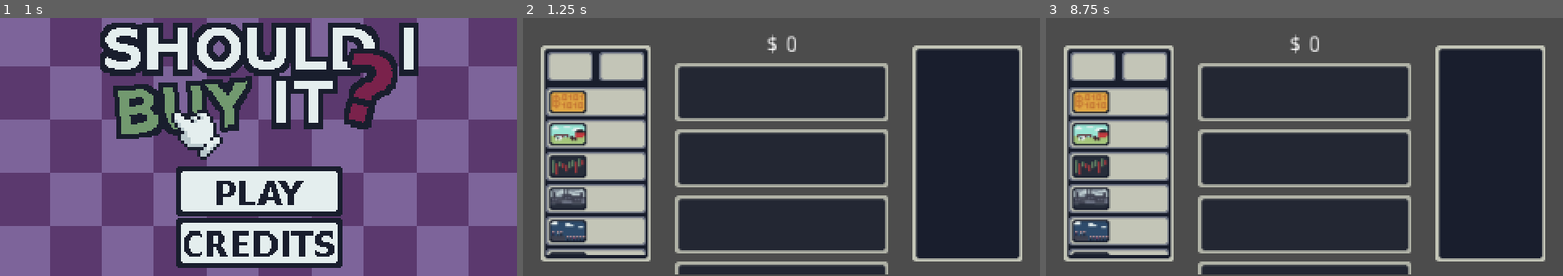
Above: before the commit, frames 1-3 (left to right).
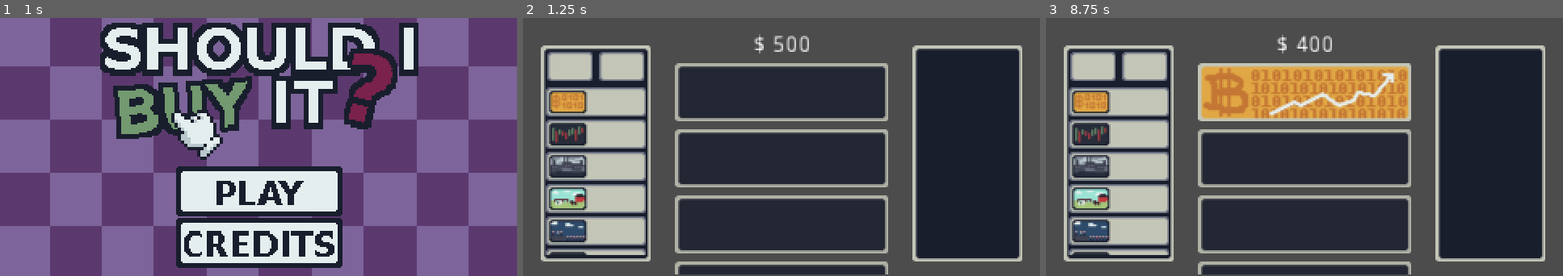
Above: after the commit, the same moments.

Repository: henriquecanella/LD49
Game: Godot game, scene res://scenes/menu_scene/Menu_scene.tscn
Two runs of this game, one before a commit and one after it. Both use one fixed random seed, a clock stepped at 60 frames per second and the inputs below. Sound files missing from this copy of the repository are replaced by a short silence.
Inputs (mouse positions are in pixels of both pictures, inside the frame that each line leads up to):
- Up to frame 1 (1 s): click (258, 190) at 0.5 s
- Up to frame 2 (1.25 s): no input
- Up to frame 3 (8.75 s): click (1118, 103) at 1.27 s; click (1118, 134) at 2.02 s; click (1118, 167) at 2.77 s; click (1118, 198) at 3.52 s; click (1118, 232) at 4.27 s; click (1118, 263) at 5.02 s; click (1304, 92) at 5.77 s; click (1304, 159) at 6.52 s; click (1304, 224) at 7.27 s; click (1092, 67) at 8 s

Frame 1 is identical in both runs. In frame 2, 1.7% of the frame differs, in the area x 5-56%, y 6-75%; in frame 3, 10%, in the area x 5-71%, y 6-75%.

Commit message:
adicionando itens, compra e venda

Diff:
--- a/scenes/first_scene/Main.tscn
+++ b/scenes/first_scene/Main.tscn
@@ -20,7 +20,11 @@
 [sub_resource type="GDScript" id=4]
 script/source = "extends Node2D
 
-var bank = 0
+var bank = 500
+var select_bitcoin = 0
+var select_slot = 0
+var tex3 = preload(\"res://assets/mini_bolsa.png\")
+onready var bit = get_node(\"MarginContainer/HBoxContainer/CenterContainer/itens/MarginContainer/VBoxContainer/ScrollContainer/ItemList/TextureButton\")
 
 func _ready():
 	$MarginContainer/HBoxContainer/VBoxContainer/money.text = \"$ \" + String(bank)
@@ -28,40 +32,96 @@
 	yield($backtrak , \"finished\")
 	pass
 
-func update_money(value):
-	bank+=value
+func update_money():
 	$MarginContainer/HBoxContainer/VBoxContainer/money.text = \"$ \" + String(bank)
 	pass
 
 func _on_buy_pressed():
-	$button_click.play()
-	yield($button_click , \"finished\")
 	$buy_item.play()
 	yield($buy_item, \"finished\")
+	if(select_bitcoin==1):
+		compute_compra(100,0)
+		$MarginContainer/HBoxContainer/VBoxContainer/ScrollContainer/VBoxContainer/slot1.texture_normal = load(\"res://assets/bitcoin.png\")
 	pass
 
 
 func _on_sell_pressed():
-	$button_click.play()
-	yield($button_click , \"finished\")
 	$sell_item.play()
 	yield($sell_item, \"finished\")
+	if(select_slot!=0):
+		compute_compra(100,1)
+		$MarginContainer/HBoxContainer/VBoxContainer/ScrollContainer/VBoxContainer/slot1.texture_normal = load(\"res://assets/espaço_disponivel.png\")
 	pass # Replace with function body.
 
 
 func _on_TextureButton_pressed():
-	update_money(1 as float)
+	bit.set('texture',tex3)
 	$new_news.play()
 	yield($new_news, \"finished\")
 	pass # Replace with function body.
 
-
-
+func compute_compra(valor, opcao):
+	match opcao:
+		0:
+			bank-=valor
+			update_money()
+		1:
+			bank+=valor
+			update_money()
+	pass
+
+func _on_bitcoin_pressed():
+	$button_click.play()
+	yield($button_click , \"finished\")
+	if(select_bitcoin!=1):
+		select_bitcoin = 1
+	else:
+		select_bitcoin=0
+	pass # Replace with function body.
+
+
+func _on_slot1_pressed():
+	$button_click.play()
+	yield($button_click , \"finished\")
+	if(select_slot==0):
+		select_slot = 1
+	else:
+		select_slot = 0
+	pass # Replace with function body.
 "
 
 [sub_resource type="StyleBoxEmpty" id=2]
 
 [sub_resource type="Theme" id=3]
+Button/colors/font_color = Color( 0.88, 0.88, 0.88, 1 )
+Button/colors/font_color_disabled = Color( 0.9, 0.9, 0.9, 0.2 )
+Button/colors/font_color_hover = Color( 0.94, 0.94, 0.94, 1 )
+Button/colors/font_color_pressed = Color( 1, 1, 1, 1 )
+Button/constants/hseparation = 2
+Button/fonts/font = null
+Button/styles/disabled = null
+Button/styles/focus = null
+Button/styles/hover = null
+Button/styles/normal = null
+Button/styles/pressed = null
+CheckBox/colors/font_color = Color( 0.88, 0.88, 0.88, 1 )
+CheckBox/colors/font_color_disabled = Color( 0.9, 0.9, 0.9, 0.2 )
+CheckBox/colors/font_color_hover = Color( 0.94, 0.94, 0.94, 1 )
+CheckBox/colors/font_color_hover_pressed = Color( 1, 1, 1, 1 )
+CheckBox/colors/font_color_pressed = Color( 1, 1, 1, 1 )
+CheckBox/constants/check_vadjust = 0
+CheckBox/constants/hseparation = 4
+CheckBox/fonts/font = null
+CheckBox/icons/checked = null
+CheckBox/icons/radio_checked = null
+CheckBox/icons/radio_unchecked = null
+CheckBox/icons/unchecked = null
+CheckBox/styles/disabled = null
+CheckBox/styles/focus = null
+CheckBox/styles/hover = null
+CheckBox/styles/hover_pressed = null
+CheckBox/styles/normal = null
+CheckBox/styles/pressed = null
 VScrollBar/icons/decrement = null
 VScrollBar/icons/decrement_highlight = null
 VScrollBar/icons/increment = null
@@ -157,50 +217,82 @@
 scroll_horizontal_enabled = false
 
 [node name="VBoxContainer" type="VBoxContainer" parent="MarginContainer/HBoxContainer/CenterContainer/itens/MarginContainer/VBoxContainer/ScrollContainer"]
-margin_right = 62.0
+margin_right = 63.0
 margin_bottom = 138.0
+size_flags_horizontal = 3
+size_flags_vertical = 3
 custom_constants/separation = 2
 
-[node name="bitcoin" type="TextureRect" parent="MarginContainer/HBoxContainer/CenterContainer/itens/MarginContainer/VBoxContainer/ScrollContainer/VBoxContainer"]
-margin_right = 62.0
+[node name="bitcoin" type="TextureButton" parent="MarginContainer/HBoxContainer/CenterContainer/itens/MarginContainer/VBoxContainer/ScrollContainer/VBoxContainer"]
+margin_right = 63.0
 margin_bottom = 18.0
-texture = ExtResource( 14 )
-
-[node name="fazenda" type="TextureRect" parent="MarginContainer/HBoxContainer/CenterContainer/itens/MarginContainer/VBoxContainer/ScrollContainer/VBoxContainer"]
+toggle_mode = true
+action_mode = 0
+texture_normal = ExtResource( 14 )
+texture_pressed = ExtResource( 14 )
+__meta__ = {
+"_edit_use_anchors_": false
+}
+
+[node name="bolsa" type="TextureButton" parent="MarginContainer/HBoxContainer/CenterContainer/itens/MarginContainer/VBoxContainer/ScrollContainer/VBoxContainer"]
 margin_top = 20.0
-margin_right = 62.0
+margin_right = 63.0
 margin_bottom = 38.0
-texture = ExtResource( 11 )
-
-[node name="bolsa" type="TextureRect" parent="MarginContainer/HBoxContainer/CenterContainer/itens/MarginContainer/VBoxContainer/ScrollContainer/VBoxContainer"]
+toggle_mode = true
+texture_normal = ExtResource( 10 )
+__meta__ = {
+"_edit_use_anchors_": false
+}
+
+[node name="fabrica" type="TextureButton" parent="MarginContainer/HBoxContainer/CenterContainer/itens/MarginContainer/VBoxContainer/ScrollContainer/VBoxContainer"]
 margin_top = 40.0
-margin_right = 62.0
+margin_right = 63.0
 margin_bottom = 58.0
-texture = ExtResource( 10 )
-
-[node name="fabrica" type="TextureRect" parent="MarginContainer/HBoxContainer/CenterContainer/itens/MarginContainer/VBoxContainer/ScrollContainer/VBoxContainer"]
+toggle_mode = true
+texture_normal = ExtResource( 12 )
+__meta__ = {
+"_edit_use_anchors_": false
+}
+
+[node name="fazenda" type="TextureButton" parent="MarginContainer/HBoxContainer/CenterContainer/itens/MarginContainer/VBoxContainer/ScrollContainer/VBoxContainer"]
 margin_top = 60.0
-margin_right = 62.0
+margin_right = 63.0
 margin_bottom = 78.0
-texture = ExtResource( 12 )
-
-[node name="musica" type="TextureRect" parent="MarginContainer/HBoxContainer/CenterContainer/itens/MarginContainer/VBoxContainer/ScrollContainer/VBoxContainer"]
+toggle_mode = true
+texture_normal = ExtResource( 11 )
+__meta__ = {
+"_edit_use_anchors_": false
+}
+
+[node name="musica" type="TextureButton" parent="MarginContainer/HBoxContainer/CenterContainer/itens/MarginContainer/VBoxContainer/ScrollContainer/VBoxContainer"]
 margin_top = 80.0
-margin_right = 62.0
+margin_right = 63.0
 margin_bottom = 98.0
-texture = ExtResource( 13 )
-
-[node name="programador" type="TextureRect" parent="MarginContainer/HBoxContainer/CenterContainer/itens/MarginContainer/VBoxContainer/ScrollContainer/VBoxContainer"]
+toggle_mode = true
+texture_normal = ExtResource( 13 )
+__meta__ = {
+"_edit_use_anchors_": false
+}
+
+[node name="programador" type="TextureButton" parent="MarginContainer/HBoxContainer/CenterContainer/itens/MarginContainer/VBoxContainer/ScrollContainer/VBoxContainer"]
 margin_top = 100.0
-margin_right = 62.0
+margin_right = 63.0
 margin_bottom = 118.0
-texture = ExtResource( 15 )
-
-[node name="startup" type="TextureRect" parent="MarginContainer/HBoxContainer/CenterContainer/itens/MarginContainer/VBoxContainer/ScrollContainer/VBoxContainer"]
+toggle_mode = true
+texture_normal = ExtResource( 15 )
+__meta__ = {
+"_edit_use_anchors_": false
+}
+
+[node name="startup" type="TextureButton" parent="MarginContainer/HBoxContainer/CenterContainer/itens/MarginContainer/VBoxContainer/ScrollContainer/VBoxContainer"]
 margin_top = 120.0
-margin_right = 62.0
+margin_right = 63.0
 margin_bottom = 138.0
-texture = ExtResource( 16 )
+toggle_mode = true
+texture_normal = ExtResource( 16 )
+__meta__ = {
+"_edit_use_anchors_": false
+}
 
 [node name="VBoxContainer" type="VBoxContainer" parent="MarginContainer/HBoxContainer"]
 margin_left = 105.0
@@ -231,46 +323,53 @@
 "_edit_use_anchors_": false
 }
 
-[node name="item1" type="TextureRect" parent="MarginContainer/HBoxContainer/VBoxContainer/ScrollContainer/VBoxContainer"]
+[node name="slot1" type="TextureButton" parent="MarginContainer/HBoxContainer/VBoxContainer/ScrollContainer/VBoxContainer"]
 margin_right = 132.0
 margin_bottom = 36.0
-texture = ExtResource( 9 )
-
-[node name="item2" type="TextureRect" parent="MarginContainer/HBoxContainer/VBoxContainer/ScrollContainer/VBoxContainer"]
+toggle_mode = true
+texture_normal = ExtResource( 9 )
+
+[node name="slot2" type="TextureButton" parent="MarginContainer/HBoxContainer/VBoxContainer/ScrollContainer/VBoxContainer"]
 margin_top = 41.0
 margin_right = 132.0
 margin_bottom = 77.0
-texture = ExtResource( 9 )
-
-[node name="item3" type="TextureRect" parent="MarginContainer/HBoxContainer/VBoxContainer/ScrollContainer/VBoxContainer"]
+toggle_mode = true
+texture_normal = ExtResource( 9 )
+
+[node name="slot3" type="TextureButton" parent="MarginContainer/HBoxContainer/VBoxContainer/ScrollContainer/VBoxContainer"]
 margin_top = 82.0
 margin_right = 132.0
 margin_bottom = 118.0
-texture = ExtResource( 9 )
-
-[node name="item4" type="TextureRect" parent="MarginContainer/HBoxContainer/VBoxContainer/ScrollContainer/VBoxContainer"]
+toggle_mode = true
+texture_normal = ExtResource( 9 )
+
+[node name="slot4" type="TextureButton" parent="MarginContainer/HBoxContainer/VBoxContainer/ScrollContainer/VBoxContainer"]
 margin_top = 123.0
 margin_right = 132.0
 margin_bottom = 159.0
-texture = ExtResource( 9 )
-
-[node name="item5" type="TextureRect" parent="MarginContainer/HBoxContainer/VBoxContainer/ScrollContainer/VBoxContainer"]
+toggle_mode = true
+texture_normal = ExtResource( 9 )
+
+[node name="slot5" type="TextureButton" parent="MarginContainer/HBoxContainer/VBoxContainer/ScrollContainer/VBoxContainer"]
 margin_top = 164.0
 margin_right = 132.0
 margin_bottom = 200.0
-texture = ExtResource( 9 )
-
-[node name="item6" type="TextureRect" parent="MarginContainer/HBoxContainer/VBoxContainer/ScrollContainer/VBoxContainer"]
+toggle_mode = true
+texture_normal = ExtResource( 9 )
+
+[node name="slot6" type="TextureButton" parent="MarginContainer/HBoxContainer/VBoxContainer/ScrollContainer/VBoxContainer"]
 margin_top = 205.0
 margin_right = 132.0
 margin_bottom = 241.0
-texture = ExtResource( 9 )
-
-[node name="item7" type="TextureRect" parent="MarginContainer/HBoxContainer/VBoxContainer/ScrollContainer/VBoxContainer"]
+toggle_mode = true
+texture_normal = ExtResource( 9 )
+
+[node name="slot7" type="TextureButton" parent="MarginContainer/HBoxContainer/VBoxContainer/ScrollContainer/VBoxContainer"]
 margin_top = 246.0
 margin_right = 132.0
 margin_bottom = 282.0
-texture = ExtResource( 9 )
+toggle_mode = true
+texture_normal = ExtResource( 9 )
 
 [node name="CenterContainer2" type="CenterContainer" parent="MarginContainer/HBoxContainer"]
 margin_left = 241.0
@@ -312,3 +411,5 @@
 
 [connection signal="pressed" from="MarginContainer/HBoxContainer/CenterContainer/itens/MarginContainer/VBoxContainer/MarginContainer/HBoxContainer/buy" to="." method="_on_buy_pressed"]
 [connection signal="pressed" from="MarginContainer/HBoxContainer/CenterContainer/itens/MarginContainer/VBoxContainer/MarginContainer/HBoxContainer/sell" to="." method="_on_sell_pressed"]
+[connection signal="pressed" from="MarginContainer/HBoxContainer/CenterContainer/itens/MarginContainer/VBoxContainer/ScrollContainer/VBoxContainer/bitcoin" to="." method="_on_bitcoin_pressed"]
+[connection signal="pressed" from="MarginContainer/HBoxContainer/VBoxContainer/ScrollContainer/VBoxContainer/slot1" to="." method="_on_slot1_pressed"]
